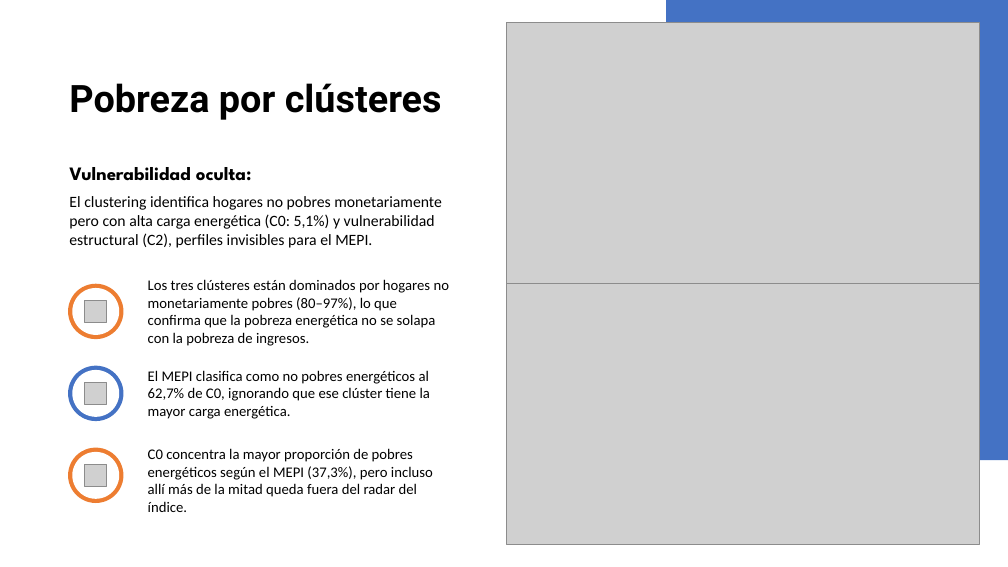
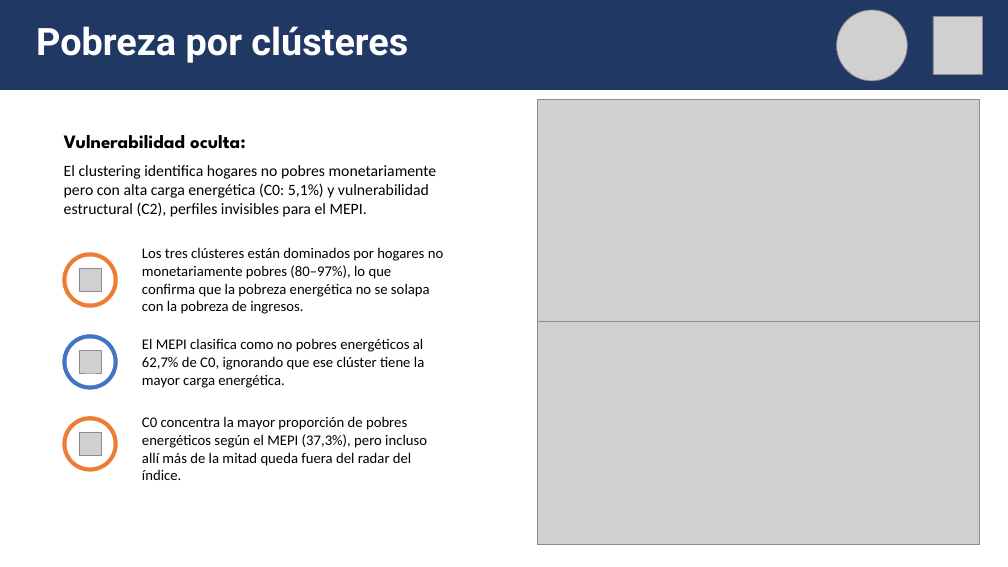
Before and after one commit to lucianoaltamirano435-rgb/Grupo_3_Trabajos_practicos, a slide deck: slide 10 of TPF/TP_final_Seminario_programacion_presentación_final.pptx. Drawn at 1008x567 pixels with LibreOffice and Linux fonts; fonts in the diff are those of the drawing; grey boxes stand for pictures. Boxes give left, top, right and bottom in pixels: in the first picture for what was removed or moved away, otherwise in the second. Text is boxed around its words. In the diff, an @@ line names an element or a change of style, - is before the commit and + after.

```diff
--- a/TPF/TP_final_Seminario_programacion_presentación_final.pptx
+++ b/TPF/TP_final_Seminario_programacion_presentación_final.pptx
@@ rectangle added at [0, 0, 1008, 89], fill #203864, outline #203864 1 pt @@
@@ text "Pobreza por clústeres": place and size @@
-text "Pobreza por clústeres" at [69, 83, 442, 120]
+text "Pobreza por clústeres" at [36, 26, 408, 63]
@@ text "Pobreza por clústeres" at [36, 26, 408, 63]: text colour #000000 to #FFFFFF @@
@@ round rect removed at [666, 0, 1008, 461] @@
@@ picture added at [837, 10, 907, 81] @@
@@ picture added at [933, 16, 982, 74] @@
@@ picture: place and size @@
-picture at [507, 23, 979, 284]
+picture at [537, 100, 979, 322]
@@ picture added at [79, 269, 101, 291] @@
@@ picture removed at [85, 300, 107, 322] @@
@@ picture: place and size @@
-picture at [507, 283, 979, 544]
+picture at [537, 322, 979, 545]
@@ picture added at [79, 351, 101, 373] @@
@@ picture removed at [85, 383, 107, 405] @@
@@ 6 ellipses, 5 texts: place and size @@
-6 ellipses, 5 texts at [68, 167, 449, 512]
+6 ellipses, 5 texts at [62, 135, 443, 480]
@@ picture added at [79, 433, 101, 455] @@
@@ picture removed at [85, 464, 107, 486] @@
```
Also in this commit, not shown: 8 other slides changed, 1 slide removed.
